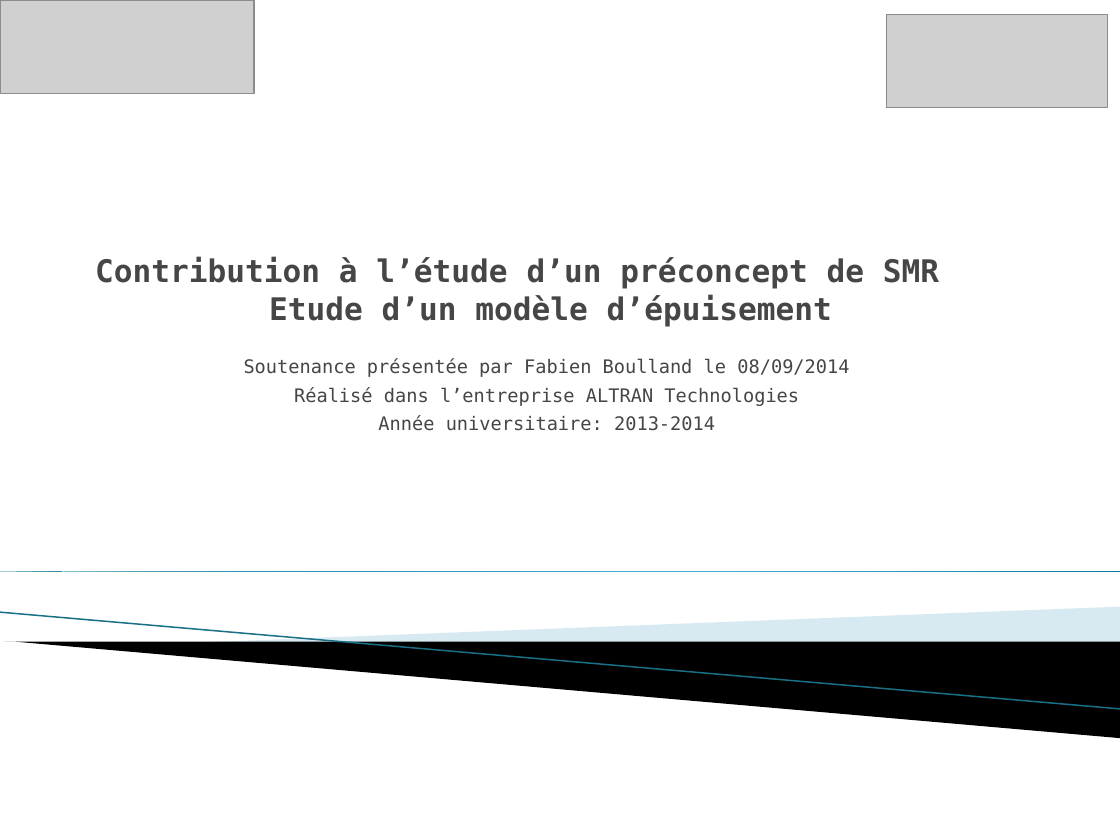
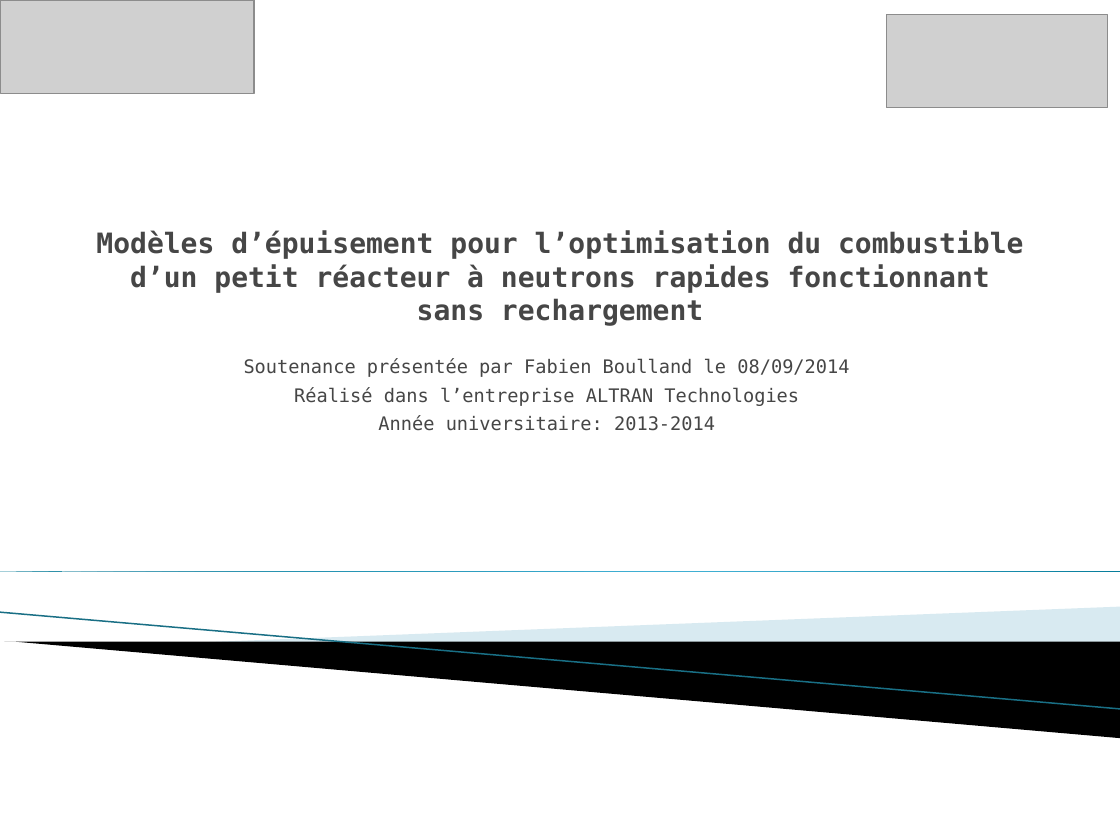
Before and after one commit to phjacquet/physor-smr-fbo, a slide deck: slide 1 of Fabien/ppt soutenance FBO.pptx. Drawn at 1120x840 pixels with LibreOffice and Linux fonts; fonts in the diff are those of the drawing; grey boxes stand for pictures; background and template pictures are left out. Boxes give left, top, right and bottom in pixels: in the first picture for what was removed or moved away, otherwise in the second. Text is boxed around its words. In the diff, an @@ line names an element or a change of style, - is before the commit and + after.

```diff
--- a/Fabien/ppt soutenance FBO.pptx
+++ b/Fabien/ppt soutenance FBO.pptx
@@ title at bbox=[96, 230, 1023, 326]: text changed; size 20 to 18 pt @@
-Contribution à l’étude d’un préconcept de SMR
-Etude d’un modèle d’épuisement
+Modèles d’épuisement pour l’optimisation du combustible d’un petit réacteur à neutrons rapides fonctionnant sans rechargement
```
Also in this commit, not shown: 1 other slide changed, 1 other file.
